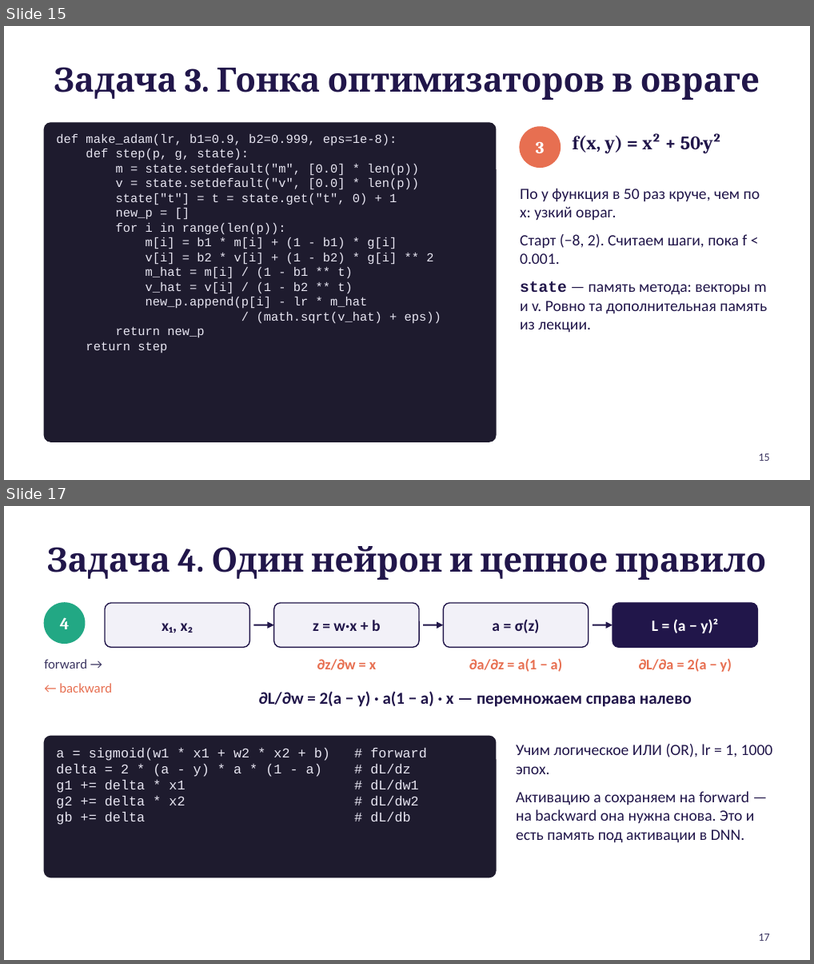
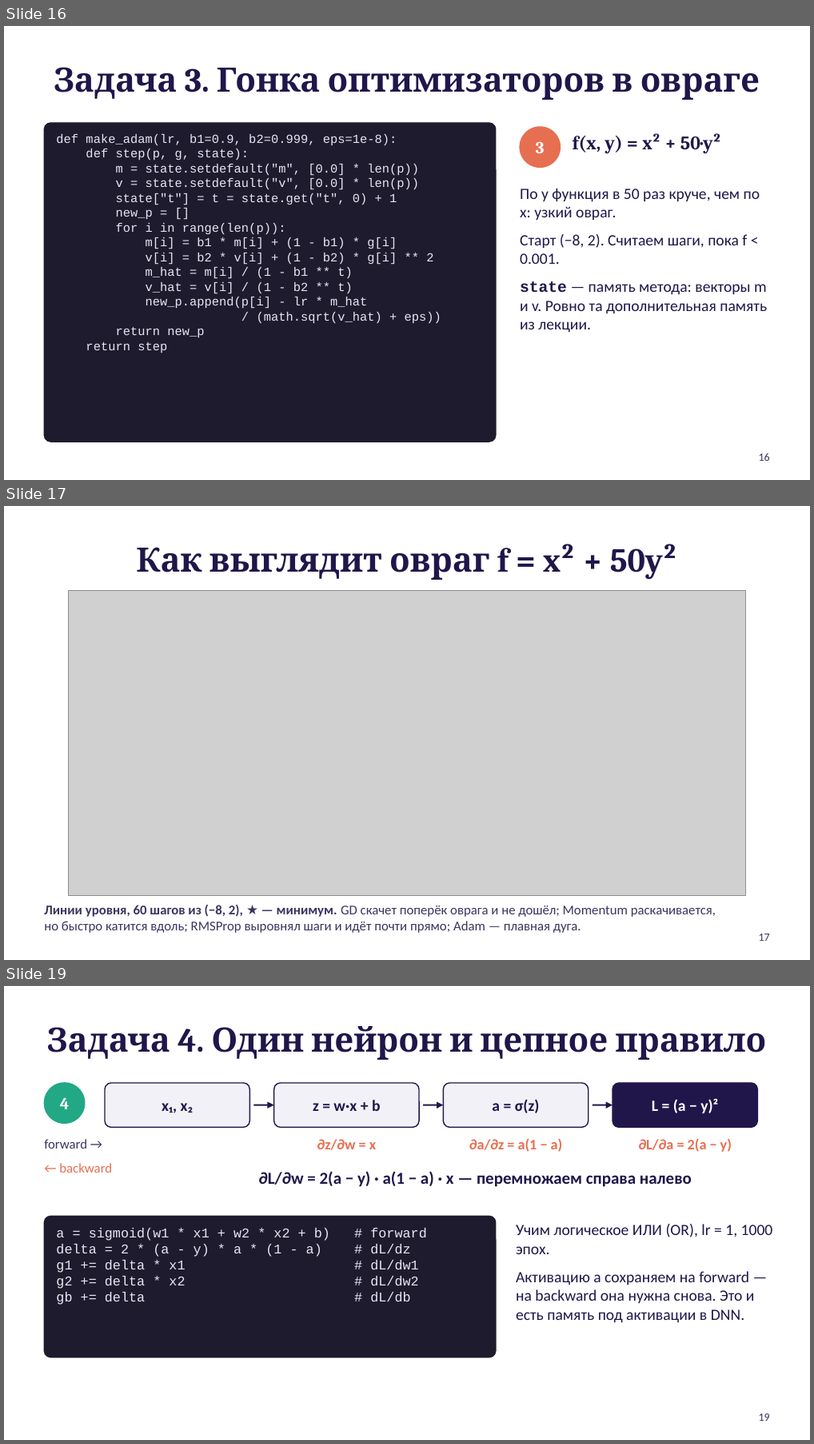
Before and after one commit to Fil-maker/Java_algorithms, a slide deck: src/lesson5/gradient_practice.pptx. Shown one above the other, each under a label of ours: slides 15 and 17 before the commit, slides 16, 17 and 19 after it; the slides between them are not shown. The pictures are 814x964 and 814x1444 pixels, drawn with LibreOffice and Linux fonts; fonts in the diff are those of the drawing; grey boxes stand for pictures. Boxes give left, top, right and bottom in pixels: in the first picture for what was removed or moved away, otherwise in the second. Text is boxed around its words. In the diff, an @@ line names an element or a change of style, - is before the commit and + after.

```diff
--- a/src/lesson5/gradient_practice.pptx
+++ b/src/lesson5/gradient_practice.pptx
@@ slide 17 added at [4, 506, 810, 960], background #FFFFFF @@
@@ title added at [136, 544, 678, 580], 30 pt, text #21164A, bold @@
+Как выглядит овраг f = x² + 50y²
@@ picture added at [69, 591, 746, 896] @@
@@ text added at [44, 904, 716, 932], 12 pt, text #3B3561 @@
+Линии уровня, 60 шагов из (−8, 2), ★ — минимум. GD скачет поперёк оврага и не дошёл; Momentum раскачивается, но быстро катится вдоль; RMSProp выровнял шаги и идёт почти прямо; Adam — плавная дуга.
@@ page number added at [759, 933, 770, 940], 10 pt, text #3B3561 @@
+17
@@ what was slide 15 is now slide 16 @@
@@ page number at [759, 452, 770, 460]: text changed @@
-15
+16
@@ what was slide 17 is now slide 19 @@
@@ page number at [759, 1413, 770, 1420]: text changed @@
-17
+19
```
Also in this commit, not shown: 4 slides changed, 1 other slide added, 1 other file.
